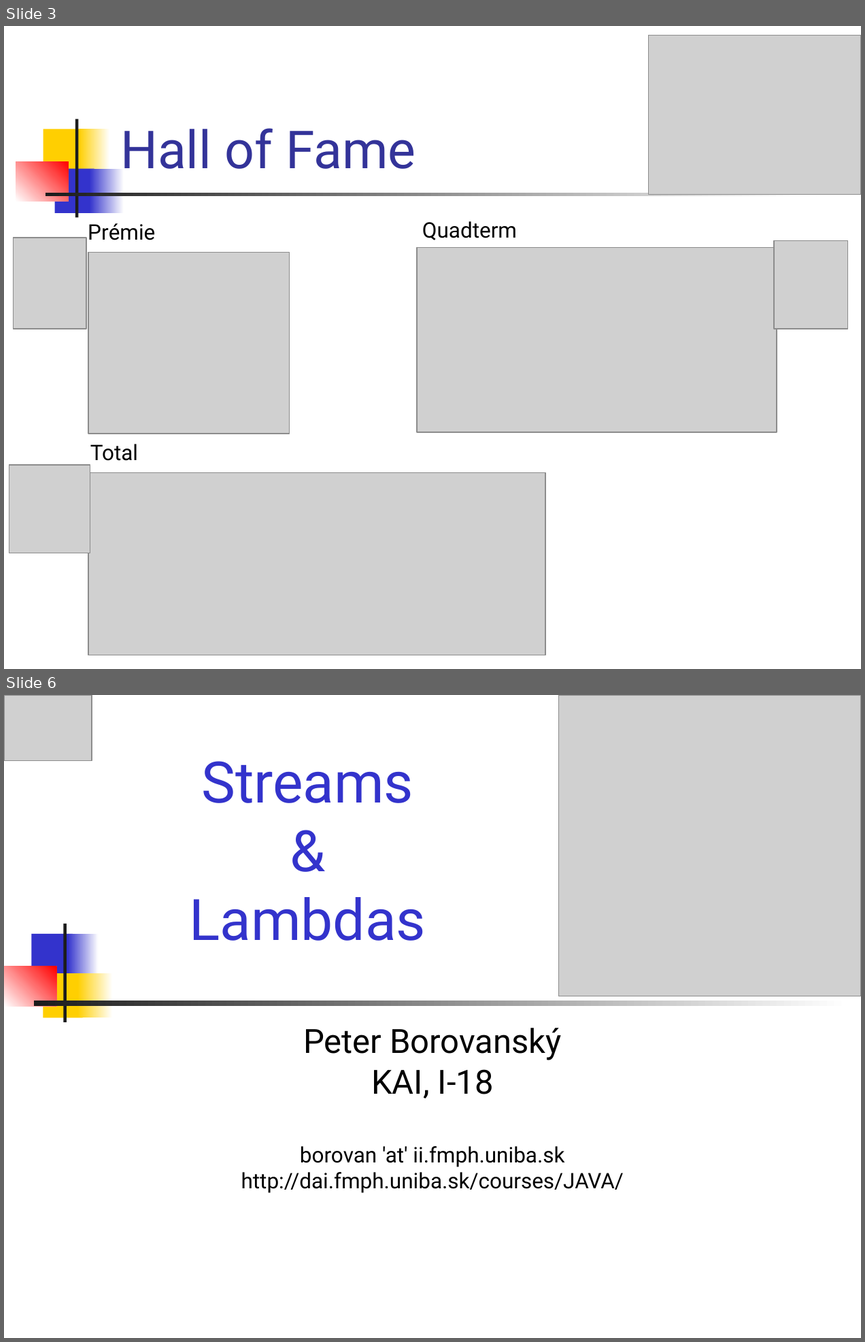
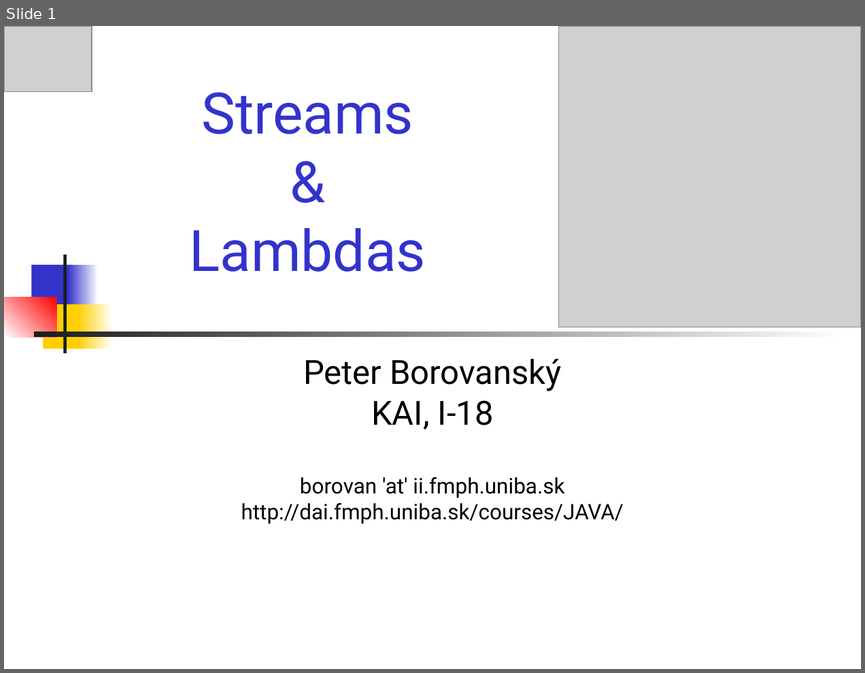
Before and after one commit to Programovanie4/Prednasky, a slide deck: 07/07_java.ppt. Shown one above the other, each under a label of ours: slides 3 and 6 before the commit, slide 1 after it; the slides between them are not shown. The pictures are 865x1342 and 865x673 pixels, drawn with LibreOffice and Linux fonts; fonts in the diff are those of the drawing; grey boxes stand for pictures. Boxes give left, top, right and bottom in pixels: in the first picture for what was removed or moved away, otherwise in the second. Text is boxed around its words. In the diff, an @@ line names an element or a change of style, - is before the commit and + after.

```diff
--- a/07/07_java.ppt
+++ b/07/07_java.ppt
@@ slide 3 removed at [4,26,861,669], background #FFFFFF @@
@@ picture removed at [649,35,861,194] @@
@@ rectangle removed at [75,118,77,217] @@
@@ rectangle removed at [43,129,84,174] @@
@@ rectangle removed at [79,129,110,174] @@
@@ title removed at [120,128,415,169] @@
-Hall of Fame
@@ rectangle removed at [16,161,68,201] @@
@@ rectangle removed at [54,168,94,213] @@
@@ rectangle removed at [90,168,124,213] @@
@@ rectangle removed at [45,193,816,195] @@
@@ text removed at [88,223,155,240] @@
-Prémie
@@ text removed at [422,221,517,240] @@
-Quadterm
@@ picture removed at [14,237,86,329] @@
@@ picture removed at [417,247,777,432] @@
@@ picture removed at [773,241,847,329] @@
@@ picture removed at [88,252,288,433] @@
@@ text removed at [90,444,138,461] @@
-Total
@@ picture removed at [9,465,90,553] @@
@@ picture removed at [88,472,545,655] @@
@@ what was slide 6 is now slide 1 @@
```
Also in this commit, not shown: 25 slides changed, 5 other slides removed, 4 other files.
